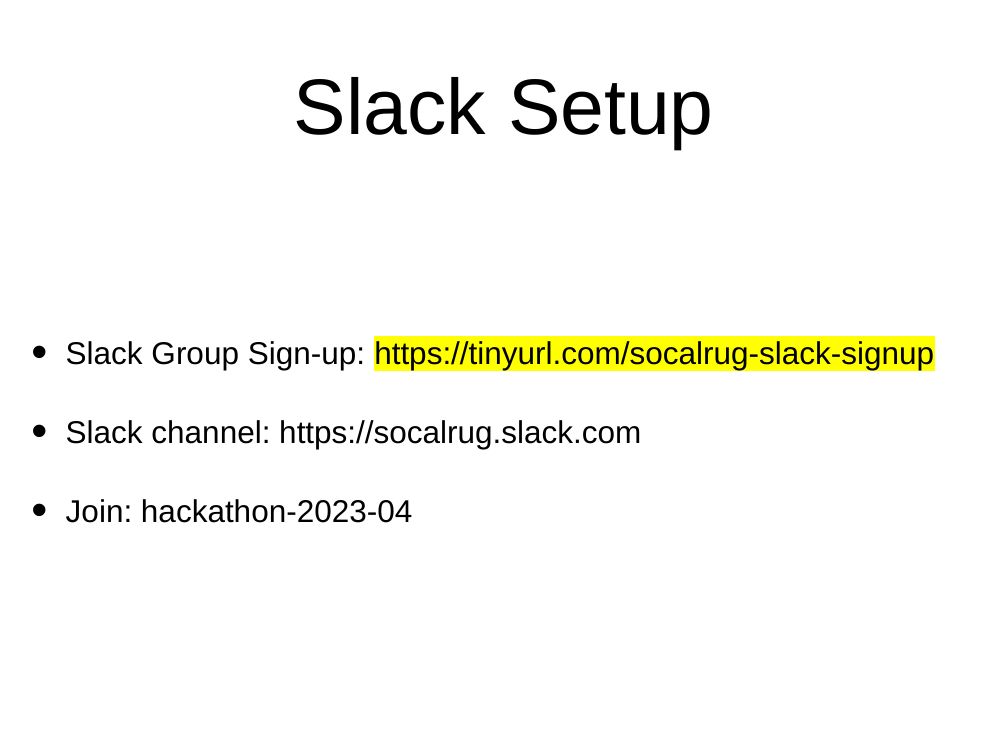
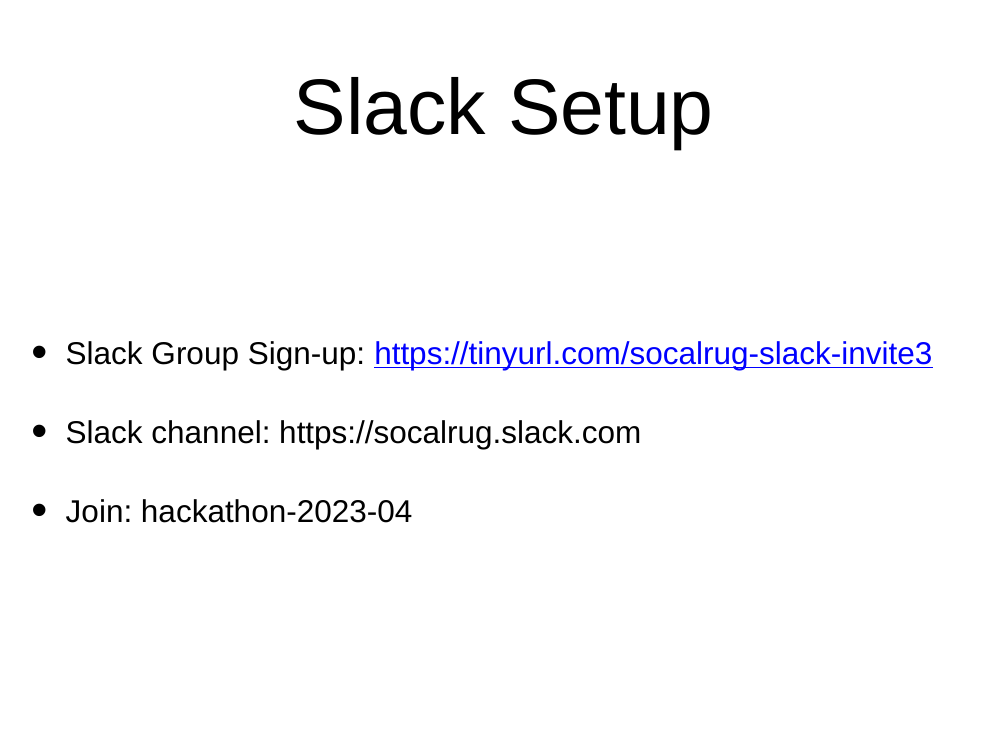
Before and after one commit to socalrug/hackathon-2023-04, a slide deck: slide 5 of admin/intro_slides/tutorial_intro_slides.pptx. Drawn at 1008x756 pixels with LibreOffice and Linux fonts; fonts in the diff are those of the drawing. Boxes give left, top, right and bottom in pixels: in the first picture for what was removed or moved away, otherwise in the second. Text is boxed around its words. In the diff, an @@ line names an element or a change of style, - is before the commit and + after.

```diff
--- a/admin/intro_slides/tutorial_intro_slides.pptx
+++ b/admin/intro_slides/tutorial_intro_slides.pptx
@@ text at (66,341,932,370): text changed; text colour #000000 to #0000FF @@
-• Slack Group Sign-up: https://tinyurl.com/socalrug-slack-signup
+• Slack Group Sign-up: https://tinyurl.com/socalrug-slack-invite3
```
Also in this commit, not shown: 9 other files.
